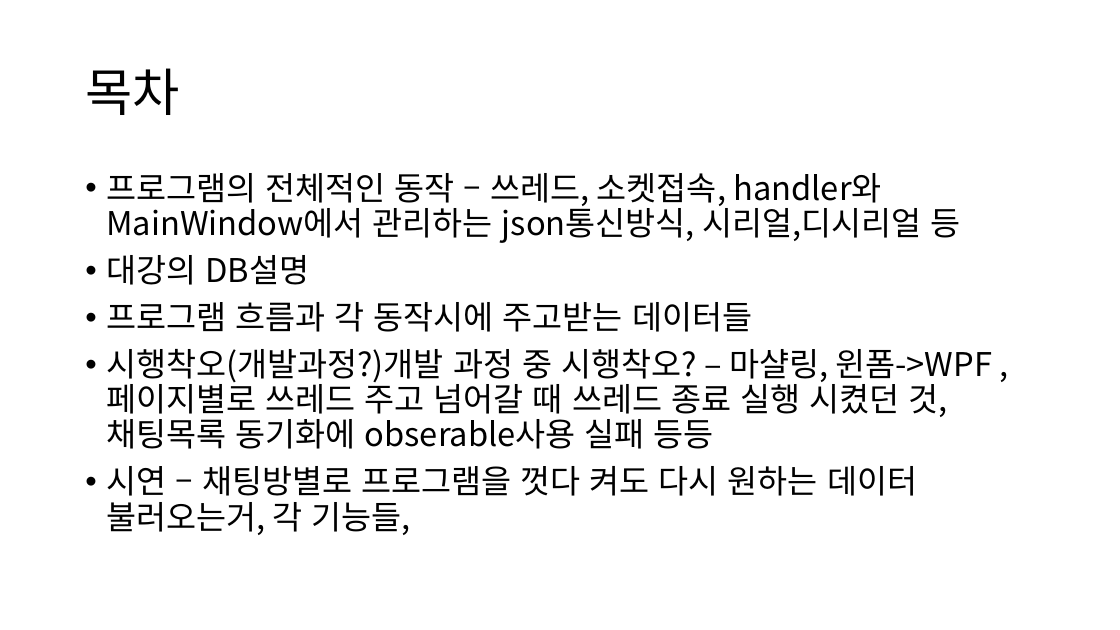
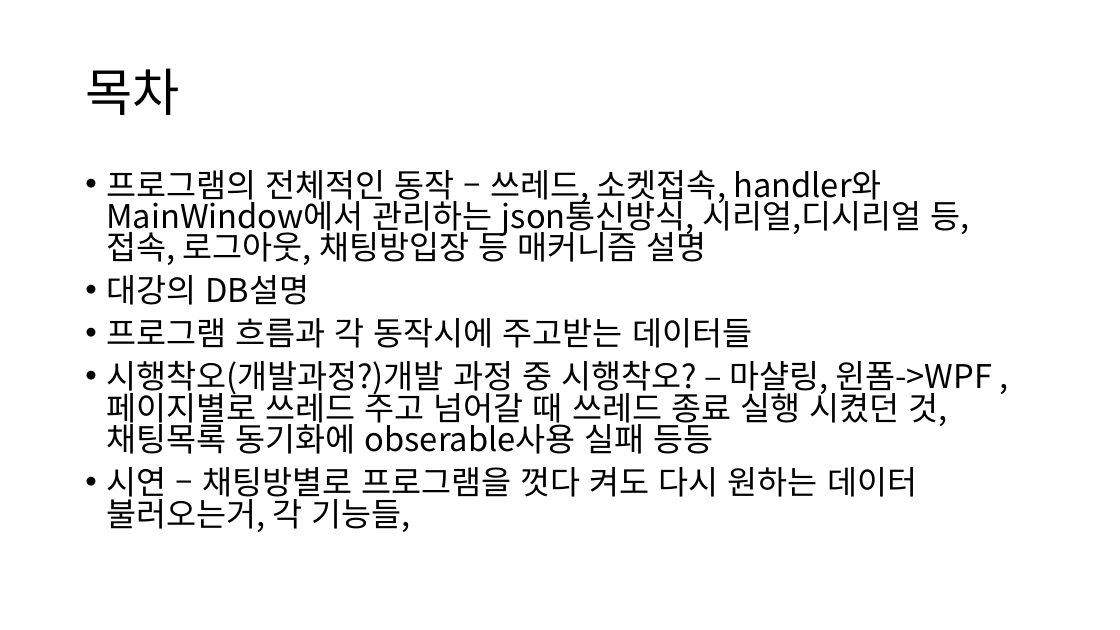
Before and after one commit to decidone/chatProgram, a slide deck: slide 2 of 채팅프로그램_강민성.pptx. Drawn at 1120x630 pixels with LibreOffice and Linux fonts; fonts in the diff are those of the drawing. Boxes give left, top, right and bottom in pixels: in the first picture for what was removed or moved away, otherwise in the second. Text is boxed around its words. In the diff, an @@ line names an element or a change of style, - is before the commit and + after.

Commit message:
채팅 입력 및 업데이트

```diff
--- a/채팅프로그램_강민성.pptx
+++ b/채팅프로그램_강민성.pptx
@@ text at (106,170,970,265): text changed @@
-• 프로그램의 전체적인 동작 – 쓰레드, 소켓접속, handler와 MainWindow에서 관리하는 json통신방식, 시리얼,디시리얼 등
+• 프로그램의 전체적인 동작 – 쓰레드, 소켓접속, handler와 MainWindow에서 관리하는 json통신방식, 시리얼,디시리얼 등, 접속, 로그아웃, 채팅방입장 등 매커니즘 설명
@@ text at (106,275,992,532): line spacing 0.9 to 0.8 @@
```
Also in this commit, not shown: 17 other files.
